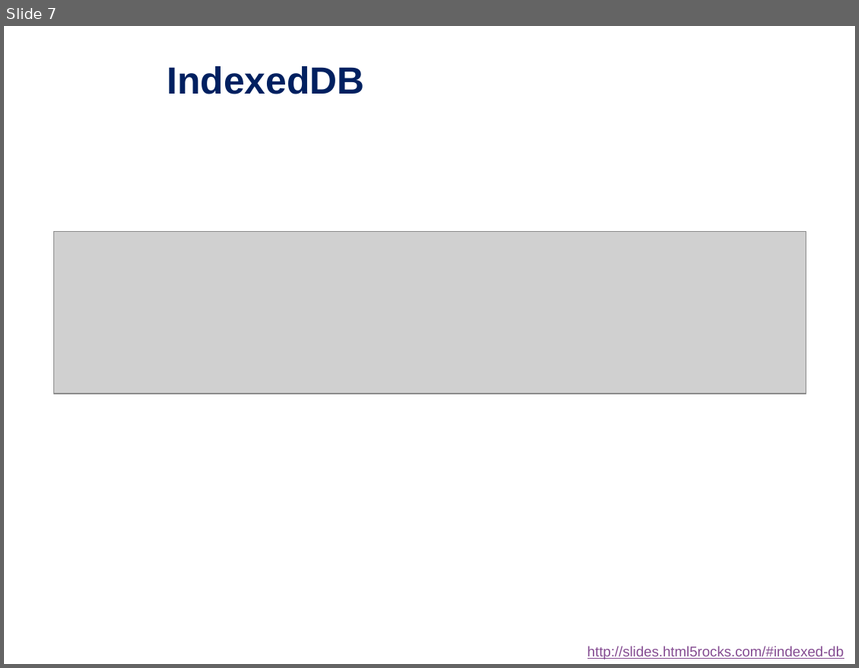
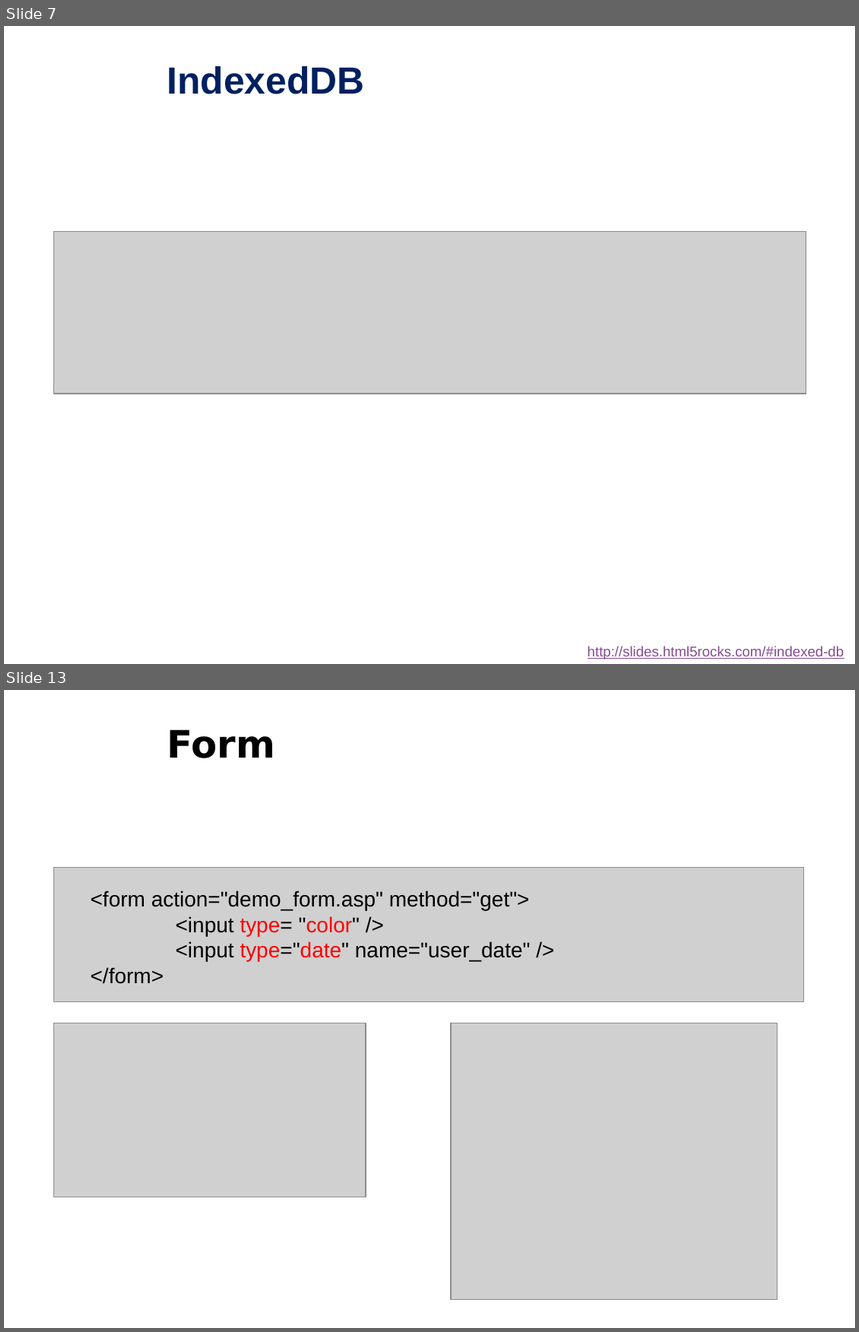
Before and after one commit to Alex7Huynh/lthd061727, a slide deck: Serminar Html5/1. Slide/HTML5.pptx. Shown one above the other, each under a label of ours: slide 7 before the commit, slides 7 and 13 after it; the slides between them are not shown. The pictures are 859x668 and 859x1332 pixels, drawn with LibreOffice and Linux fonts; fonts in the diff are those of the drawing; grey boxes stand for pictures; background and template pictures are left out. Boxes give left, top, right and bottom in pixels: in the first picture for what was removed or moved away, otherwise in the second. Text is boxed around its words. In the diff, an @@ line names an element or a change of style, - is before the commit and + after.

Commit message:
Cập nhật slide + báo cáo và demo Drag & Drop.

```diff
--- a/Serminar Html5/1. Slide/HTML5.pptx
+++ b/Serminar Html5/1. Slide/HTML5.pptx
@@ slide 13 added at (4,690,855,1328), background picture (left out) @@
@@ title added at (167,730,276,758), 32 pt, text #000000, bold @@
+Form
@@ picture added at (53,867,804,1002) @@
@@ text added at (91,891,531,984), 18 pt, text #000000 @@
+<form action="demo_form.asp" method="get">
+<input type= "color" />
+<input type="date" name="user_date" />
+</form>
@@ picture added at (53,1024,366,1198) @@
@@ picture added at (451,1024,778,1300) @@
```
Also in this commit, not shown: 4 slides changed, 18 other slides added, 1 slide removed, 8 other files.
